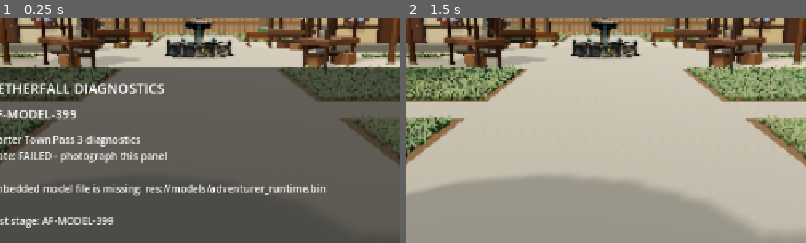
Above: before the commit, frames 1-2 (left to right).
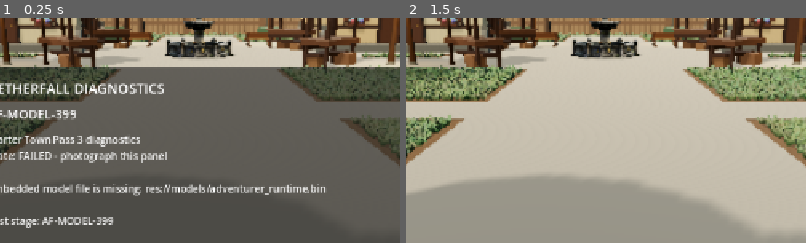
Above: after the commit, the same moments.

Repository: demetrecerrone-star/Aetherfall
Game: Godot game, scene res://starter_town.tscn
The game is run twice, just before and just after one commit, with the same random seed, the same clock (stepped at 60 frames per second) and the same inputs.
Inputs:
- Up to frame 1 (0.25 s): no input
- Up to frame 2 (1.5 s): click "ERROR AF-MODEL-399" at 0.5 s; click "POSE: RELAX" at 1.25 s
The pictures show only the part of the screen within x 25-75%, y 19-69%; the shares and areas given below are measured in that part.

The runs differ from the first frame. In frame 1, 0.1% of the frame differs, in the area x 46-54%, y 3-12%; in frame 2, 0.1%.

Commit message:
Fill real three-tier fountain with calm water and six subtle ripples; remove all visible cascade ribbons

Diff:
--- a/cleanroom/fountain_water.gd
+++ b/cleanroom/fountain_water.gd
@@ -1,20 +1,20 @@
 extends Node3D
-## Mobile-friendly two-tier fountain water. Binbun's CC0 dual-layer scrolling
-## water approach supplies the surface; each jet has a stable impact location
-## where TomAzod's Splash VFX scenes can be substituted when source is present.
-## Water visuals do NOT alter physics or third-person camera collision.
+## Quiet, three-tier water for the user's original medieval fountain.
+## Actual bowl elevations were measured from the supplied GLB at x3.55:
+## lower basin ~0.44m, middle basin ~1.60m, top bowl rim ~2.40m.
+## Binbun-inspired animated water surfaces and lightweight small ripples
+## are GPU shader-driven. No hanging water streams or particle systems.
+## Never changes camera, fountain position/size or player collision.
 const WATER_SURFACE_SHADER = preload("res://fountain_water_surface.gdshader")
-const WATER_JET_SHADER = preload("res://fountain_water_jet.gdshader")
 const WATER_RIPPLE_SHADER = preload("res://fountain_water_ripple.gdshader")
 
 const LOWER_WATER_Y := 0.435
-const UPPER_WATER_Y := 1.602
-const UPPER_RIM_Y := 1.62
+const MIDDLE_WATER_Y := 1.602
+const TOP_WATER_Y := 2.345
 const LOWER_BASIN_RADIUS := 1.20
-const UPPER_BOWL_RADIUS := 0.555
-const FLOW_START_RADIUS := 0.67
-const FLOW_LANDING_RADIUS := 1.075
-const JET_COUNT := 8
+const MIDDLE_BOWL_RADIUS := 0.555
+const TOP_BOWL_RADIUS := 0.30
+
 var _water_texture: NoiseTexture2D
 
 func _ready() -> void:
@@ -28,40 +28,60 @@
     noise.frequency = 0.12
     noise.noise_type = FastNoiseLite.TYPE_SIMPLEX_SMOOTH
     _water_texture.noise = noise
-    var surface_mat := ShaderMaterial.new()
-    surface_mat.shader = WATER_SURFACE_SHADER
-    surface_mat.set_shader_parameter("wave_texture", _water_texture)
+
+    # Each pool uses its own material settings but shares one small generated
+    # noise texture. Strong flow/jet effects are intentionally absent.
     var lower := _add_water_disc("LowerBasinWater", LOWER_WATER_Y,
-        LOWER_BASIN_RADIUS, surface_mat)
-    lower.set_meta("water_pack_source", "Binbun_CC0_mobile_compatible")
-    var upper := _add_water_disc("UpperBowlWater", UPPER_WATER_Y,
-        UPPER_BOWL_RADIUS, surface_mat)
-    upper.set_meta("water_pack_source", "Binbun_CC0_mobile_compatible")
+        LOWER_BASIN_RADIUS, _surface_material(1.35, 0.08))
+    var middle := _add_water_disc("UpperBowlWater", MIDDLE_WATER_Y,
+        MIDDLE_BOWL_RADIUS, _surface_material(1.65, 0.09))
+    var top := _add_water_disc("TopBowlWater", TOP_WATER_Y,
+        TOP_BOWL_RADIUS, _surface_material(2.10, 0.06))
+    for water in [lower, middle, top]:
+        water.set_meta("water_pack_source", "Binbun_CC0_mobile_compatible")
+        water.set_meta("water_motion", "calm")
+        water.set_meta("water_surface_displacement_m", 0.004)
 
-    var jet_material := ShaderMaterial.new()
-    jet_material.shader = WATER_JET_SHADER
-    var impact_count := 0
-    for jet_id in range(JET_COUNT):
-        var angle := TAU * float(jet_id) / float(JET_COUNT)
-        _add_cascade(jet_id, angle, jet_material)
-        _add_ripple(jet_id, angle)
-        impact_count += 1
+    # Three gentle rings in the lower basin, two in the middle and one
+    # in the tiny top bowl. No splashes implying a falling water stream.
+    _add_ripple("Lower", 0, LOWER_WATER_Y, Vector2(-0.43, 0.38), 0.38, 0.04)
+    _add_ripple("Lower", 1, LOWER_WATER_Y, Vector2(0.50, -0.23), 0.32, 0.44)
+    _add_ripple("Lower", 2, LOWER_WATER_Y, Vector2(0.11, 0.70), 0.28, 0.74)
+    _add_ripple("Middle", 0, MIDDLE_WATER_Y, Vector2(0.21, 0.12), 0.22, 0.20)
+    _add_ripple("Middle", 1, MIDDLE_WATER_Y, Vector2(-0.22, -0.14), 0.20, 0.67)
+    _add_ripple("Top", 0, TOP_WATER_Y, Vector2(0.12, -0.04), 0.12, 0.48)
+
     set_meta("water_realistic_animating", true)
     set_meta("water_mobile_compatible", true)
-    set_meta("fountain_water_shader_author", "Binbun (CC0), mobile adaptation")
-    set_meta("upper_and_lower_water_surfaces", 2)
-    set_meta("cascade_count", JET_COUNT)
-    set_meta("ripple_impact_count", impact_count)
-    set_meta("splash_pack_hook", "TomAzod original ripple/pillar scene replacement")
-    set_meta("water_effect_lod", "shader_only_low_draw_calls")
+    set_meta("fountain_water_shader_author", "Binbun-inspired mobile adaptation")
+    set_meta("upper_and_lower_water_surfaces", 3)
+    set_meta("filled_tier_count", 3)
+    set_meta("cascade_count", 0)
+    set_meta("ripple_impact_count", 0)
+    set_meta("gentle_ripple_count", 6)
+    set_meta("three_tier_water_layout", "lower_middle_top")
+    set_meta("water_effect_lod", "calm_shader_only_no_streams")
+    set_meta("water_measured_from_glb", true)
+
+
+func _surface_material(wave_scale: float, speed: float) -> ShaderMaterial:
+    var material := ShaderMaterial.new()
+    material.shader = WATER_SURFACE_SHADER
+    material.set_shader_parameter("wave_texture", _water_texture)
+    material.set_shader_parameter("wave_scale", wave_scale)
+    material.set_shader_parameter("animation_speed", speed)
+    material.set_shader_parameter("displacement", 0.004)
+    material.set_shader_parameter("transparency", 0.90)
+    return material
 
 
 func _add_water_disc(label: String, height_y: float, radius: float,
         material: ShaderMaterial) -> MeshInstance3D:
     var st := SurfaceTool.new()
     st.begin(Mesh.PRIMITIVE_TRIANGLES)
-    var segments := 64
-    # Radial tessellation supports small Binbun-style moving wave highlights.
+    # Flat, circular water plane tucked inside stone rims (not squares).
+    # Fine triangulation is unnecessary with calmer shader displacement.
+    var segments := 48
     for sector in range(segments):
         var a0 := TAU * float(sector) / float(segments)
         var a1 := TAU * float(sector + 1) / float(segments)
@@ -77,57 +97,26 @@
     surface.mesh = st.commit()
     surface.material_override = material
     surface.cast_shadow = GeometryInstance3D.SHADOW_CASTING_SETTING_OFF
+    surface.set_meta("water_level_m", height_y)
+    surface.set_meta("water_radius_m", radius)
     add_child(surface)
     return surface
 
 
-func _add_cascade(jet_id: int, angle: float, material: ShaderMaterial) -> void:
-    # Eight flexible arc ribbons spill over the upper stone lip into the
-    # main basin. The geometry is modest (12 strips per jet) and GPU animated.
-    var outward := Vector3(cos(angle), 0.0, sin(angle))
-    var sideways := Vector3(-sin(angle), 0.0, cos(angle))
-    var st := SurfaceTool.new()
-    st.begin(Mesh.PRIMITIVE_TRIANGLES)
-    var segments := 12
-    for segment in range(segments):
-        var t0 := float(segment) / float(segments)
-        var t1 := float(segment + 1) / float(segments)
-        for pair in [[t0, -1.0], [t1, -1.0], [t1, 1.0],
-            [t0, -1.0], [t1, 1.0], [t0, 1.0]]:
-            var progress := float(pair[0])
-            var across := float(pair[1])
-            var radius := lerpf(FLOW_START_RADIUS, FLOW_LANDING_RADIUS,
-                progress * progress)
-            var arc_y := lerpf(UPPER_RIM_Y, LOWER_WATER_Y + 0.04,
-                progress) + 0.035 * sin(progress * PI)
-            var width := 0.047 + progress * 0.024
-            var wobble := 0.008 * sin(progress * 8.0 + float(jet_id) * 1.7)
-            var local := outward * (radius + wobble) + sideways * (across * width)
-            local.y = arc_y
-            st.set_uv(Vector2((across + 1.0) * 0.5, progress))
-            st.add_vertex(local)
-    var flow := MeshInstance3D.new()
-    flow.name = "FountainCascade_%02d" % jet_id
-    flow.mesh = st.commit()
-    flow.material_override = material
-    flow.cast_shadow = GeometryInstance3D.SHADOW_CASTING_SETTING_OFF
-    flow.set_meta("impact_angle", angle)
-    flow.set_meta("flow_from_upper_bowl", true)
-    add_child(flow)
-
-
-func _add_ripple(jet_id: int, angle: float) -> void:
+func _add_ripple(tier: String, index: int, height_y: float,
+        offset: Vector2, size: float, phase_offset: float) -> void:
     var mat := ShaderMaterial.new()
     mat.shader = WATER_RIPPLE_SHADER
-    mat.set_shader_parameter("cycle_offset", float(jet_id % 3) / 3.0)
+    mat.set_shader_parameter("cycle_offset", phase_offset)
+    mat.set_shader_parameter("foam_tint", Color(0.73, 0.92, 0.96, 0.23))
     var ripple := MeshInstance3D.new()
-    ripple.name = "FountainImpactRipple_%02d" % jet_id
+    ripple.name = "FountainCalmRipple_%s_%02d" % [tier, index]
     var mesh := PlaneMesh.new()
-    mesh.size = Vector2(0.39, 0.39)
+    mesh.size = Vector2(size, size)
     ripple.mesh = mesh
-    ripple.position = Vector3(cos(angle) * FLOW_LANDING_RADIUS,
-        LOWER_WATER_Y + 0.018, sin(angle) * FLOW_LANDING_RADIUS)
+    ripple.position = Vector3(offset.x, height_y + 0.012, offset.y)
     ripple.material_override = mat
     ripple.cast_shadow = GeometryInstance3D.SHADOW_CASTING_SETTING_OFF
-    ripple.set_meta("splash_replacement_point", true)
+    ripple.set_meta("tier", tier)
+    ripple.set_meta("ripple_style", "subtle_nonimpact")
     add_child(ripple)
